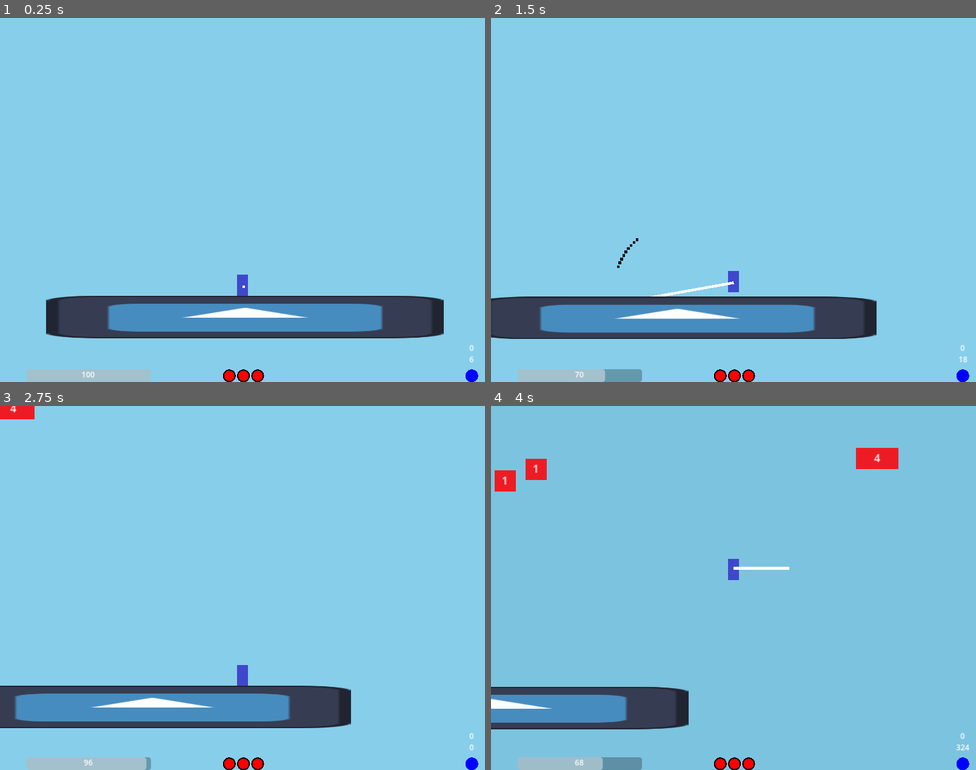
Above: before the commit, frames 1-4 (two rows, left to right).
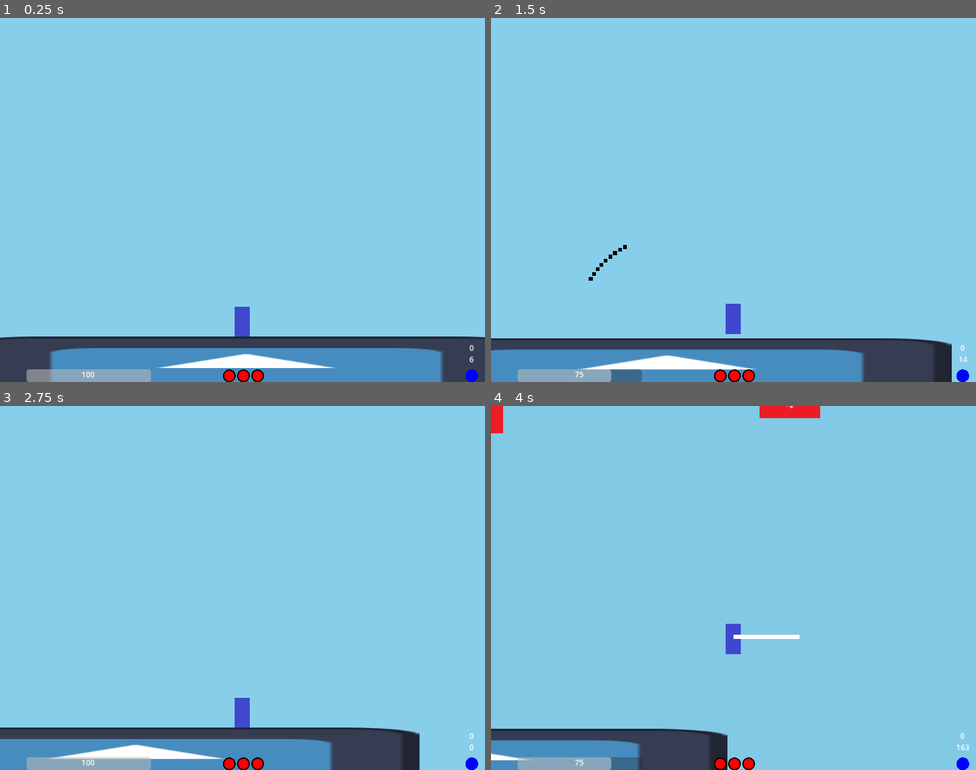
Above: after the commit, the same moments.

Repository: notMSB/bunk
Game: Godot game, scene res://scenes/game.tscn
Same seed, same stepped clock (60 frames per second), same inputs: the game is played once before the commit and once after it. The engine's default icon, where the game draws it, is replaced by a stand-in: a white triangle on a blue panel in a dark square.
Inputs (mouse positions are in pixels of both pictures, inside the frame that each line leads up to):
- Up to frame 1 (0.25 s): no input
- Up to frame 2 (1.5 s): move the mouse to (840, 181) at 0.52 s; press the mouse at (840, 181) at 0.53 s; hold Right (ui_right) from 0.53 s (still down); tap Space (jump) at 0.77 s; move the mouse to (636, 218) at 1.27 s; release the mouse at (636, 218) at 1.28 s; tap Shift (item) at 1.35 s
- Up to frame 3 (2.75 s): tap Space (jump) at 1.52 s; click (145, 606) at 1.55 s; move the mouse to (291, 507) at 2.02 s; release Right (ui_right) at 2.03 s; press the mouse at (291, 507) at 2.03 s; hold Left (ui_left) from 2.03 s (still down); tap Ctrl (misc) at 2.1 s
- Up to frame 4 (4 s): move the mouse to (709, 660) at 2.77 s; release Left (ui_left) at 2.78 s; release the mouse at (709, 660) at 2.78 s; hold Right (ui_right) from 2.78 s (still down); click (709, 660) at 2.85 s; tap Space (jump) at 3.02, 3.77 s; move the mouse to (879, 642) at 3.52 s; press the mouse at (879, 642) at 3.53 s; tap Mouse wheel down (swap_down) at 3.6 s

The runs differ from the first frame. In frame 1, 21% of the frame differs, in the area x 0-100%, y 70-100%; in frame 2, 20%; in frame 3, 18%; in frame 4, 12%.

Commit message:
mobile fixes

Diff:
--- a/scenes/player.tscn
+++ b/scenes/player.tscn
@@ -50,5 +50,6 @@
 Explosion = ExtResource("8_2i5iv")
 
 [node name="Line" type="Sprite2D" parent="."]
+visible = false
 texture = ExtResource("9_d85gv")
 centered = false
--- a/scripts/player.gd
+++ b/scripts/player.gd
@@ -15,8 +15,8 @@
 @export var mobile := false
 var startingLaunchPos := Vector2(0,0)
 var currentLaunchPos := Vector2(0,0)
-const MINIMUM_LAUNCH := 30
-const MAXIMUM_LAUNCH := 300
+const MINIMUM_LAUNCH := 20
+const MAXIMUM_LAUNCH := 250
 const LAUNCH_MULTIPLIER := 3
 var fuelTick := false
 
@@ -61,6 +61,7 @@
 var gravity = ProjectSettings.get_setting("physics/2d/default_gravity")
 
 func _ready():
+	if mobile: $Camera2D.zoom = Vector2(1,1)
 	Global.shame = Global.easy
 	fuelThreshold = 0 if Global.easy else 5
 
@@ -162,17 +163,22 @@
 	elif Input.is_action_pressed("shoot"):
 		currentLaunchPos = get_global_mouse_position()
 		var direction = (currentLaunchPos - startingLaunchPos).normalized()
+		$Line.visible = true
 		$Line.rotation = direction.angle() - Vector2.DOWN.angle()
 		var length = min(startingLaunchPos.distance_to(currentLaunchPos), MAXIMUM_LAUNCH)
 		$Line.scale.y = length / 8.0 #length of the sprite used for the line currently
-	if Input.is_action_just_released("shoot") and weaponCooldown <= 50:
-		fire_weapon()
-		var force = min(startingLaunchPos.distance_to(currentLaunchPos), MAXIMUM_LAUNCH)
-		if fuel * 10 < force: force = fuel * 10
-		if force > MINIMUM_LAUNCH: #minimum drag distance for launch
-			change_fuel(ceil(-1 * force / 10))
-			launching = true
-			velocity = $Weapon.get_child(weaponIndex).shot_boost(currentLaunchPos, startingLaunchPos, force * LAUNCH_MULTIPLIER)
+	if Input.is_action_just_released("shoot"):
+		$Line.visible = false
+		if weaponCooldown <= 0:
+			fire_weapon()
+			var force = min(startingLaunchPos.distance_to(currentLaunchPos), MAXIMUM_LAUNCH)
+			if fuel * 10 < force:
+				force = fuel * 10
+				if force == 0: velocity.x = 0
+			if force > MINIMUM_LAUNCH: #minimum drag distance for launch
+				change_fuel(ceil(-1 * force / 10))
+				launching = true
+				velocity = $Weapon.get_child(weaponIndex).shot_boost(currentLaunchPos, startingLaunchPos, force * LAUNCH_MULTIPLIER)
 
 func fire_weapon():
 	var shot = $Weapon.get_child(weaponIndex).Projectile.instantiate()
